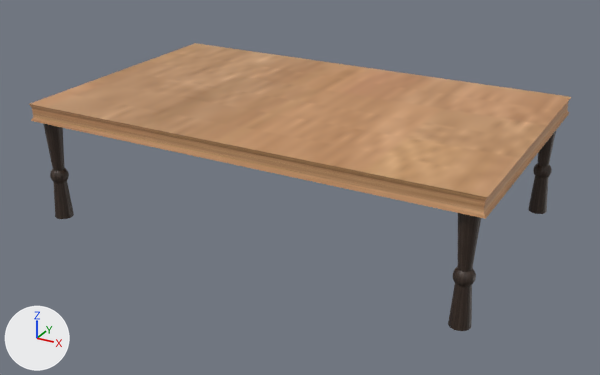
An edit to the Blender file Table.blend, drawn before and after from the same camera.
One viewpoint serves both versions: a 50 mm lens placed at (2.4, -4.97, 2.7), pointed at (0.02, -0.65, 0.54). Arrows for +X, +Y and +Z are at lower left; the lights stay in place.

In view in the first picture: 'Table'.
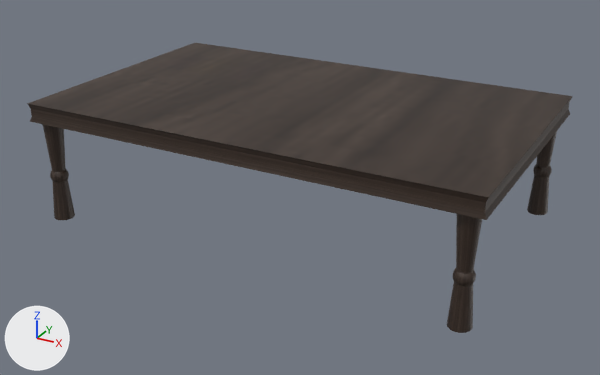
What the commit changed:
me_sphere_002 has 2460 vertices, 2338 faces and spans x -48.9..1.6, y -1.7..29.0, z -8.5..5.0.
me_sphere_002 is used by ob_table; location (-1.363, 0.216, 0.614); scale (-0.0577, -0.0577, -0.0577).
me_sphere_002 part 1: all 18 faces that had it switch from mat_material (picture img_oakwood_jpg) to mat_material_001 (picture img_darkwood_jpg).

Boxes [x1, y1, x2, y2] around the edits, measured in the pictures (600 x 375 px):
part 1 of me_sphere_002, recoloured: before [29, 43, 571, 219]; after [27, 43, 573, 220]
